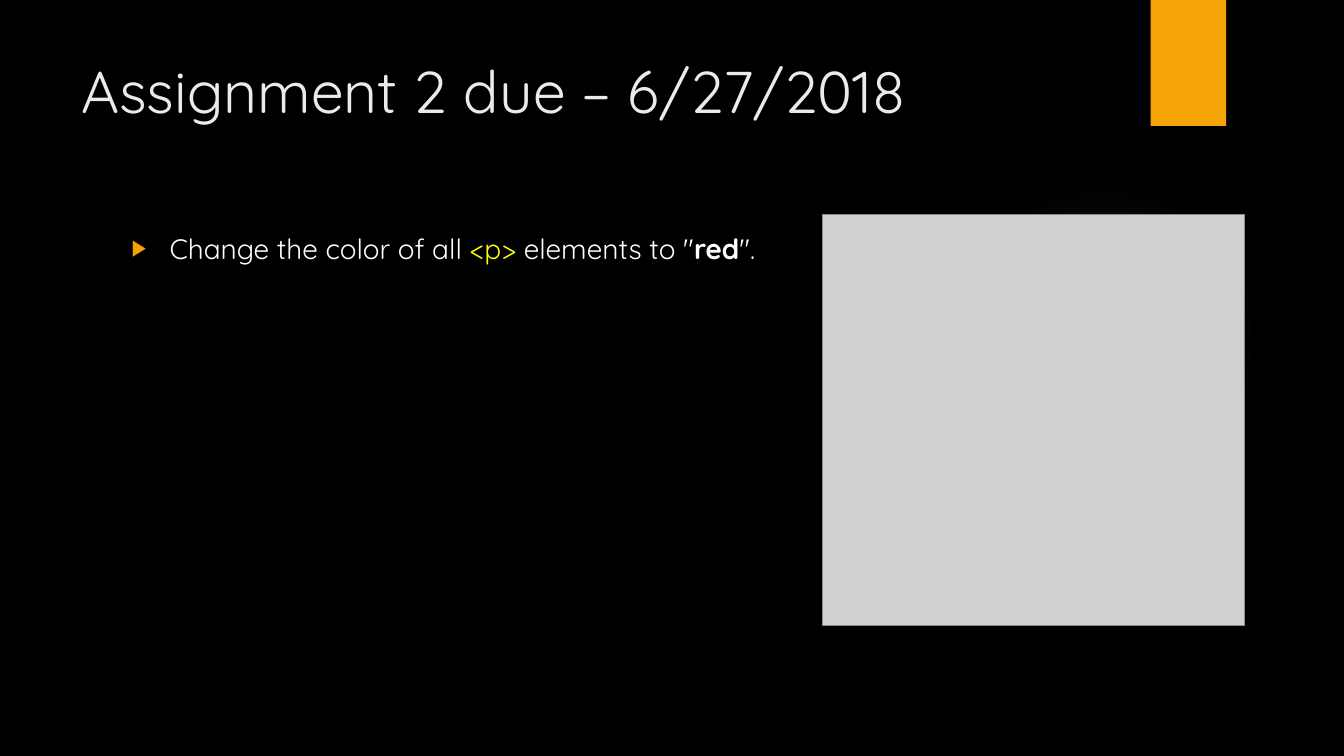
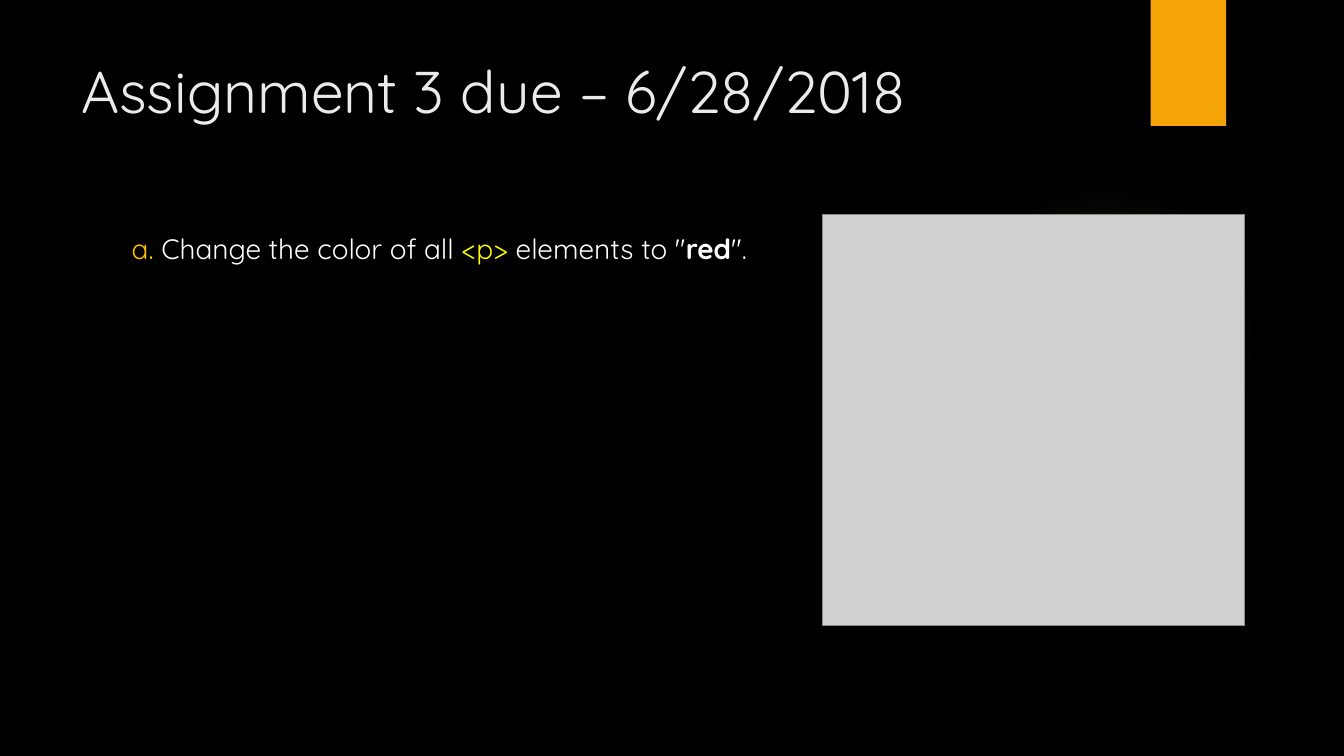
Before and after one commit to manupeethambar888/webdev, a slide deck: slide 19 of Day 3 - Introduction to CSS - Cascading Style Sheets.pptx (slide 18 before the commit). Drawn at 1344x756 pixels with LibreOffice and Linux fonts; fonts in the diff are those of the drawing; grey boxes stand for pictures; background and template pictures are left out. Boxes give left, top, right and bottom in pixels: in the first picture for what was removed or moved away, otherwise in the second. Text is boxed around its words. In the diff, an @@ line names an element or a change of style, - is before the commit and + after.

Commit message:
day 3 slide changes

```diff
--- a/Day 3 - Introduction to CSS - Cascading Style Sheets.pptx
+++ b/Day 3 - Introduction to CSS - Cascading Style Sheets.pptx
@@ title at (81,66,906,125): text changed @@
-Assignment 2 due – 6/27/2018
+Assignment 3 due – 6/28/2018
@@ text at (132,238,747,265): text changed @@
-▶ Change the color of all <p> elements to "red".
+a. Change the color of all <p> elements to "red".
```
Also in this commit, not shown: 2 other slides changed, 1 slide added.
